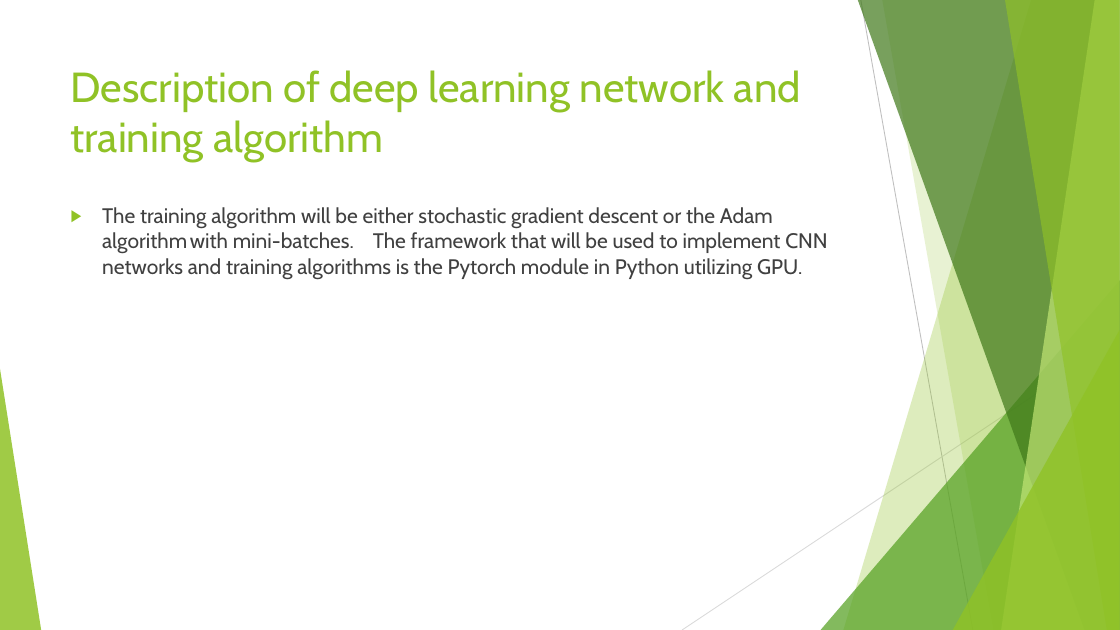
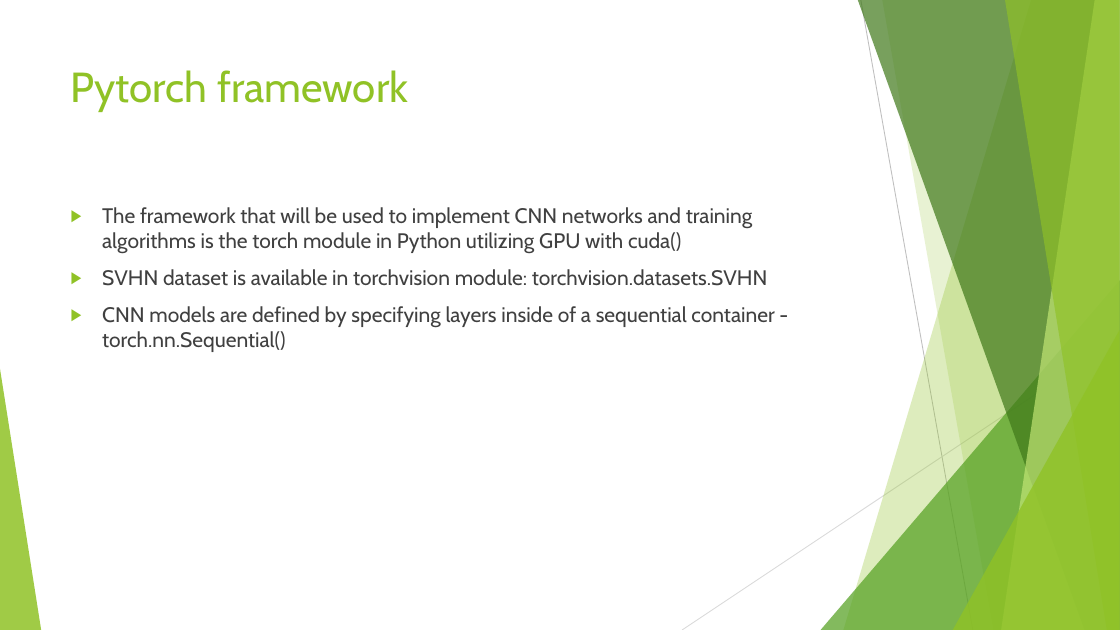
Before and after one commit to josephhaaga/Final-Project-Group6, a slide deck: slide 3 of Final-Group-Presentation/final group presentation.pptx (slide 5 before the commit). Drawn at 1120x630 pixels with LibreOffice and Linux fonts; fonts in the diff are those of the drawing. Boxes give left, top, right and bottom in pixels: in the first picture for what was removed or moved away, otherwise in the second. Text is boxed around its words. In the diff, an @@ line names an element or a change of style, - is before the commit and + after.

```diff
--- a/Final-Group-Presentation/final group presentation.pptx
+++ b/Final-Group-Presentation/final group presentation.pptx
@@ title at [71, 70, 408, 112]: text changed @@
-Description of deep learning network and training algorithm
+Pytorch framework
@@ text at [102, 207, 774, 352]: text changed @@
-▶ The training algorithm will be either stochastic gradient descent or the Adam algorithm with mini-batches. The framework that will be used to implement CNN networks and training algorithms is the Pytorch module in Python utilizing GPU.
+▶ The framework that will be used to implement CNN networks and training algorithms is the torch module in Python utilizing GPU with cuda()
+▶ SVHN dataset is available in torchvision module: torchvision.datasets.SVHN
+▶ CNN models are defined by specifying layers inside of a sequential container - torch.nn.Sequential()
```
Also in this commit, not shown: 4 other slides changed, 9 slides added, 2 slides removed, 1 other file.
